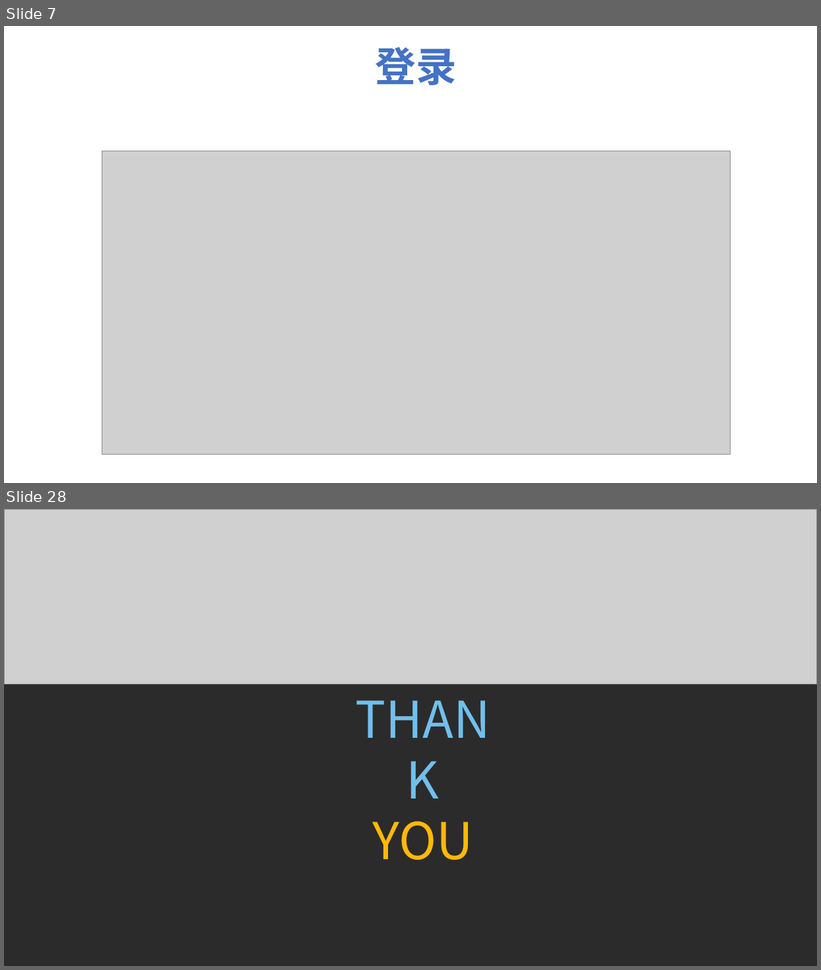
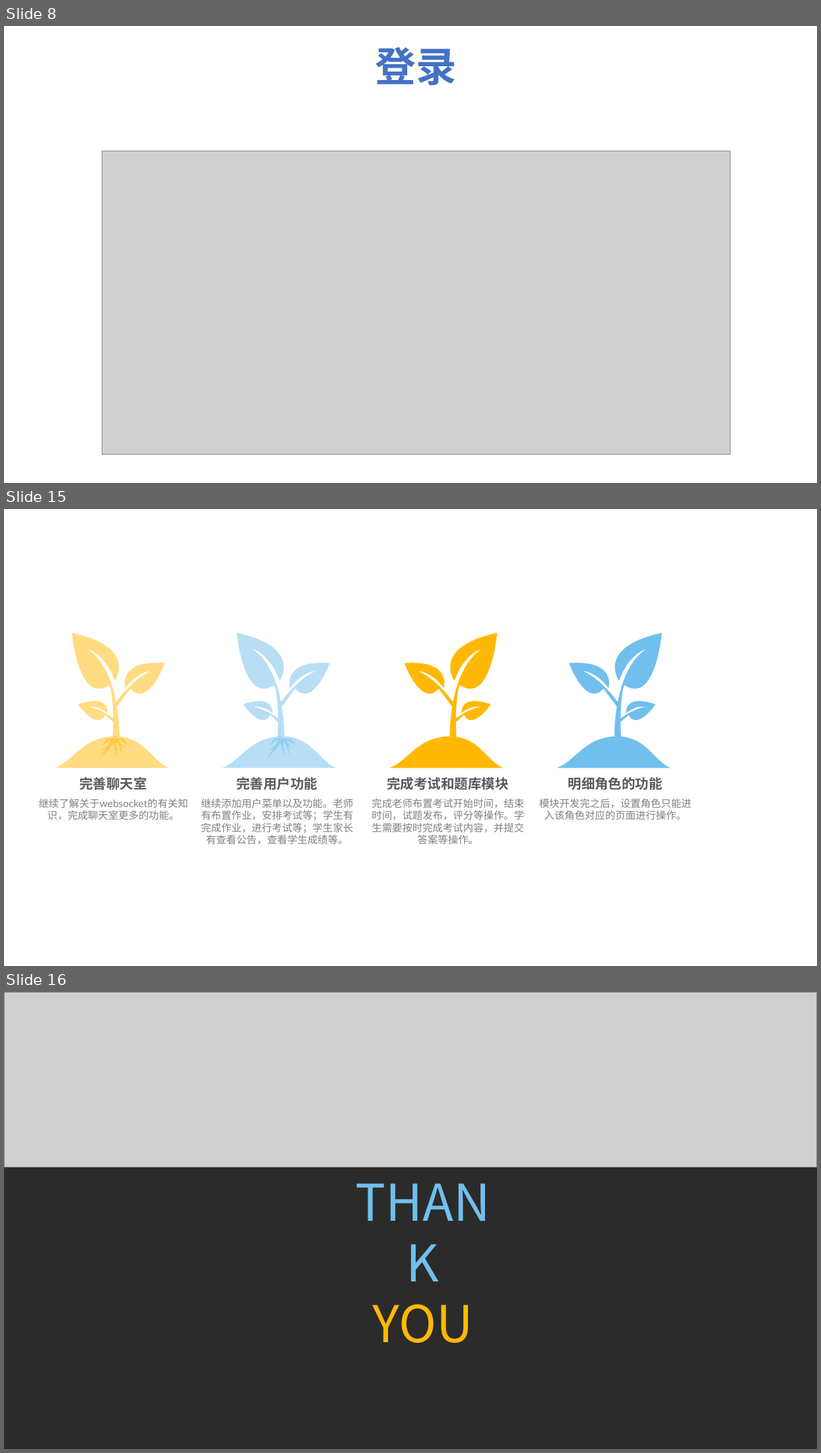
Before and after one commit to HolyShiftt/teach, a slide deck: document/中期答辩.pptx. Shown one above the other, each under a label of ours: slides 7 and 28 before the commit, slides 8, 15 and 16 after it; the slides between them are not shown. The pictures are 821x970 and 821x1453 pixels, drawn with LibreOffice and Linux fonts; fonts in the diff are those of the drawing; grey boxes stand for pictures; background and template pictures are left out; a plain dark background stands for a picture behind light text. Boxes give left, top, right and bottom in pixels: in the first picture for what was removed or moved away, otherwise in the second. Text is boxed around its words. In the diff, an @@ line names an element or a change of style, - is before the commit and + after.

```diff
--- a/document/中期答辩.pptx
+++ b/document/中期答辩.pptx
@@ slide 15 added at <box>4,509,817,966</box>, background picture (left out) @@
@@ freeform shape added at <box>72,633,164,737</box>, fill #FFB905 at 50% opacity @@
@@ freeform shape added at <box>237,633,330,737</box>, fill #71BFEC at 50% opacity @@
@@ freeform shape added at <box>404,633,497,737</box>, fill #FFB905 @@
@@ freeform shape added at <box>570,633,662,737</box>, fill #71BFEC @@
@@ freeform shape added at <box>55,737,169,768</box>, fill #FFB905 at 50% opacity @@
@@ freeform shape added at <box>100,739,127,758</box>, fill #FFB905 at 50% opacity @@
@@ freeform shape added at <box>222,737,336,768</box>, fill #71BFEC at 50% opacity @@
@@ freeform shape added at <box>267,739,294,758</box>, fill #71BFEC at 50% opacity @@
@@ freeform shape added at <box>389,737,504,768</box>, fill #FFB905 @@
@@ freeform shape added at <box>435,739,462,758</box>, fill #FFB905 @@
@@ freeform shape added at <box>556,737,671,768</box>, fill #71BFEC @@
@@ freeform shape added at <box>602,739,629,758</box>, fill #71BFEC @@
@@ text added at <box>79,777,147,790</box>, 16 pt, text #595959, bold @@
+完善聊天室
@@ text added at <box>236,777,318,790</box>, 16 pt, text #595959, bold @@
+完善用户功能
@@ text added at <box>387,777,508,790</box>, 16 pt, text #595959, bold @@
+完成考试和题库模块
@@ text added at <box>568,777,663,790</box>, 16 pt, text #595959, bold @@
+明细角色的功能
@@ text added at <box>39,799,188,821</box>, 12 pt, text #808080 @@
+继续了解关于websocket的有关知识，完成聊天室更多的功能。
@@ text added at <box>201,799,354,845</box>, 12 pt, text #808080 @@
+继续添加用户菜单以及功能。老师有布置作业，安排考试等；学生有完成作业，进行考试等；学生家长有查看公告，查看学生成绩等。
@@ text added at <box>372,799,524,844</box>, 12 pt, text #808080 @@
+完成老师布置考试开始时间，结束时间，试题发布，评分等操作。学生需要按时完成考试内容，并提交答案等操作。
@@ text added at <box>539,799,692,820</box>, 12 pt, text #808080 @@
+模块开发完之后，设置角色只能进入该角色对应的页面进行操作。
@@ what was slide 7 is now slide 8 @@
@@ what was slide 28 is now slide 16 @@
```
Also in this commit, not shown: 2 slides changed, 7 other slides added, 3 slides removed, 4 other files.
